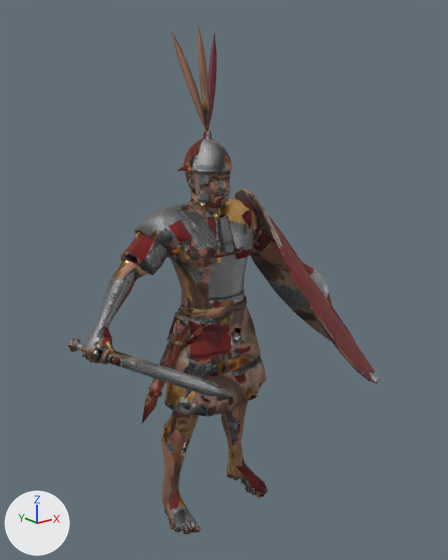
What one commit did to the glTF model public/battles/models/roman-legionary.glb.
One viewpoint serves both versions: a 50 mm lens placed at (-1.523, -1.98, 1.875), pointed at (0.06, -0.001, 1.083). Arrows for +X, +Y and +Z are at lower left; the lights stay in place. The older version comes first. Objects named as collision shapes, trigger or cutter boxes, shadow casters or lower levels of detail are left out. Vertices at exactly the same position are counted once.

Names of what the first picture shows: 'LOD0'.
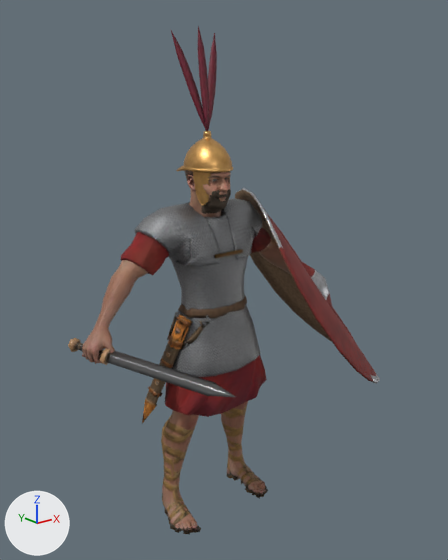
The change in detail:
me_lod0 is used by ob_lod0; location (0.0, 0.0, 0.0).
me_lod0 had 4389 vertices, 7483 faces and spanned x -0.63..0.96, y -0.58..0.38, z -0.01..2.09.
me_lod0 now has 4928 vertices, 8189 faces and spans x -0.63..0.96, y -0.58..0.38, z -0.01..2.09.
me_lod0 part 1: a new loose piece of 308 vertices spanning x -0.07..0.07, y -0.08..0.01, z 1.38..1.48, in mat_roman_legionary.
me_lod0 part 2: 7216 kept faces spanning x -0.63..0.96, y -0.58..0.38, z -0.01..2.09 get new texture (UV) coordinates.
Other edits to the shape of me_lod0 do not show in these pictures.

Pixel boxes (x1, y1, x2, y2) of what changed, in the pictures (448 x 560 px):
part 1 of me_lod0, added
    after: (201, 189, 231, 214)
part 2 of me_lod0, surface changed
    both: (68, 26, 378, 534)
